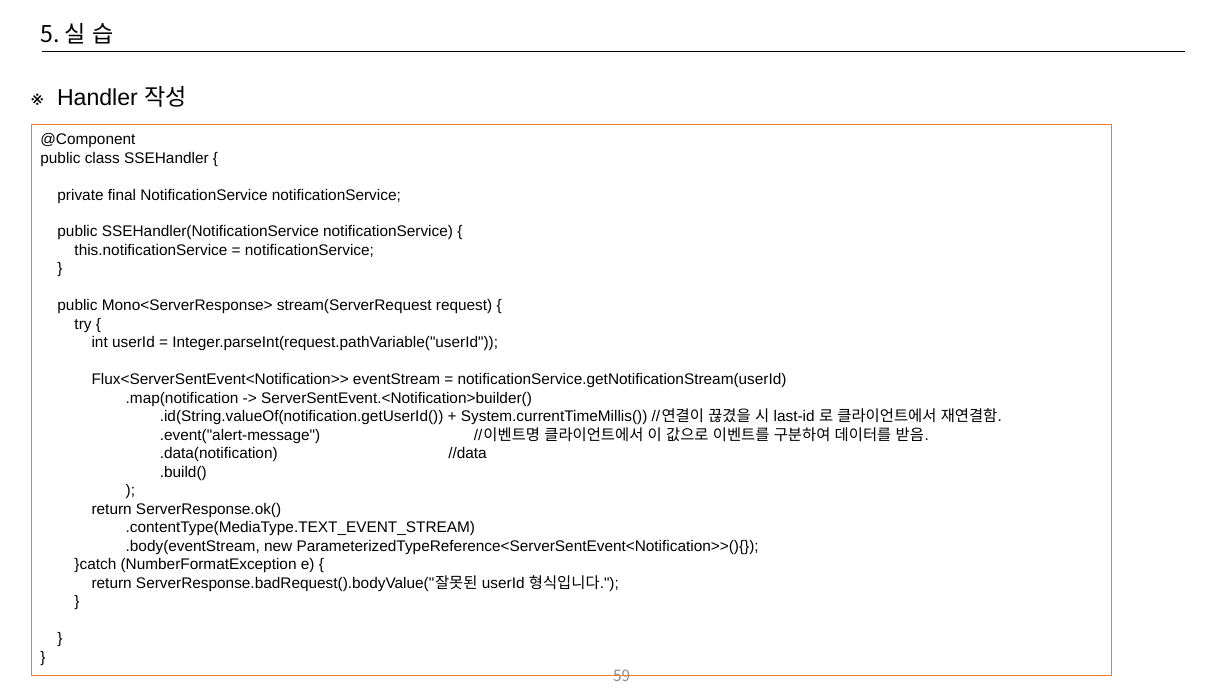
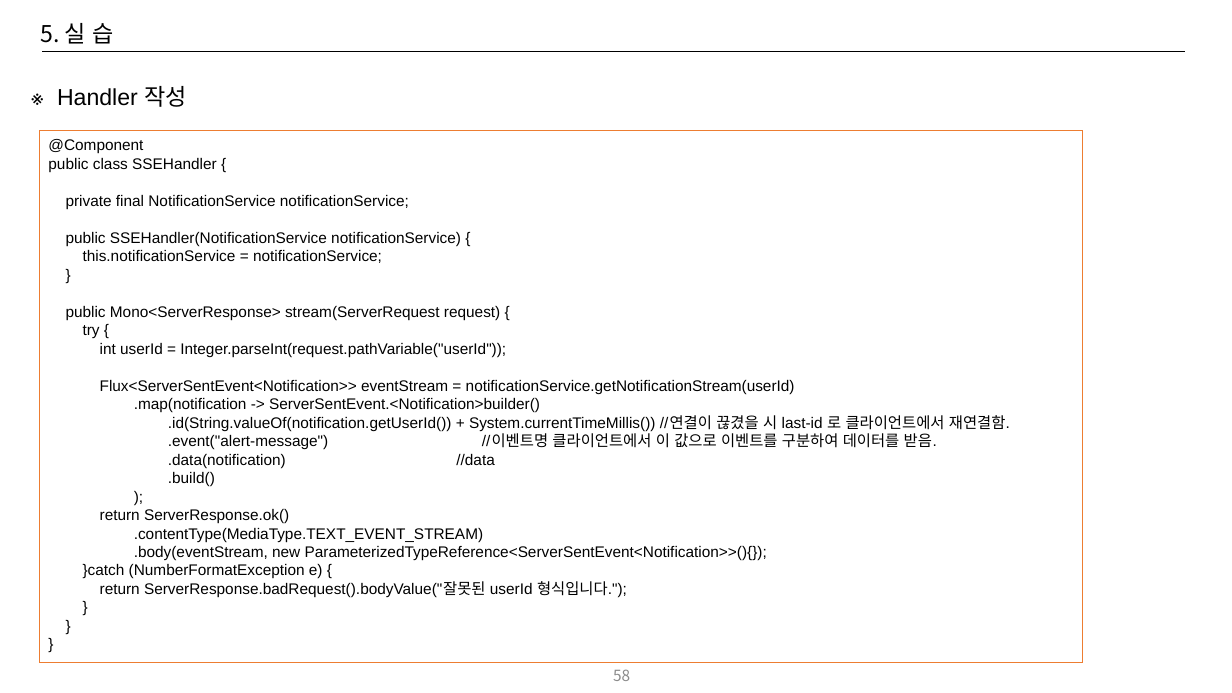
Before and after one commit to CYEOL2/webflux_example, a slide deck: slide 58 of doc/Reactive Programing 교육자료_20250714_v02.pptx (slide 59 before the commit). Drawn at 1232x693 pixels with LibreOffice and Linux fonts; fonts in the diff are those of the drawing. Boxes give left, top, right and bottom in pixels: in the first picture for what was removed or moved away, otherwise in the second. Text is boxed around its words. In the diff, an @@ line names an element or a change of style, - is before the commit and + after.

```diff
--- a/doc/Reactive Programing 교육자료_20250714_v02.pptx
+++ b/doc/Reactive Programing 교육자료_20250714_v02.pptx
@@ rectangle "@Component" resized from (x1=31, y1=125, x2=1112, y2=676) to (x1=40, y1=131, x2=1083, y2=664) @@
@@ page number at (x1=613, y1=669, x2=630, y2=681): text changed @@
-59
+58
```
Also in this commit, not shown: 16 other slides changed, 3 slides added, 2 slides removed, 4 other files.
